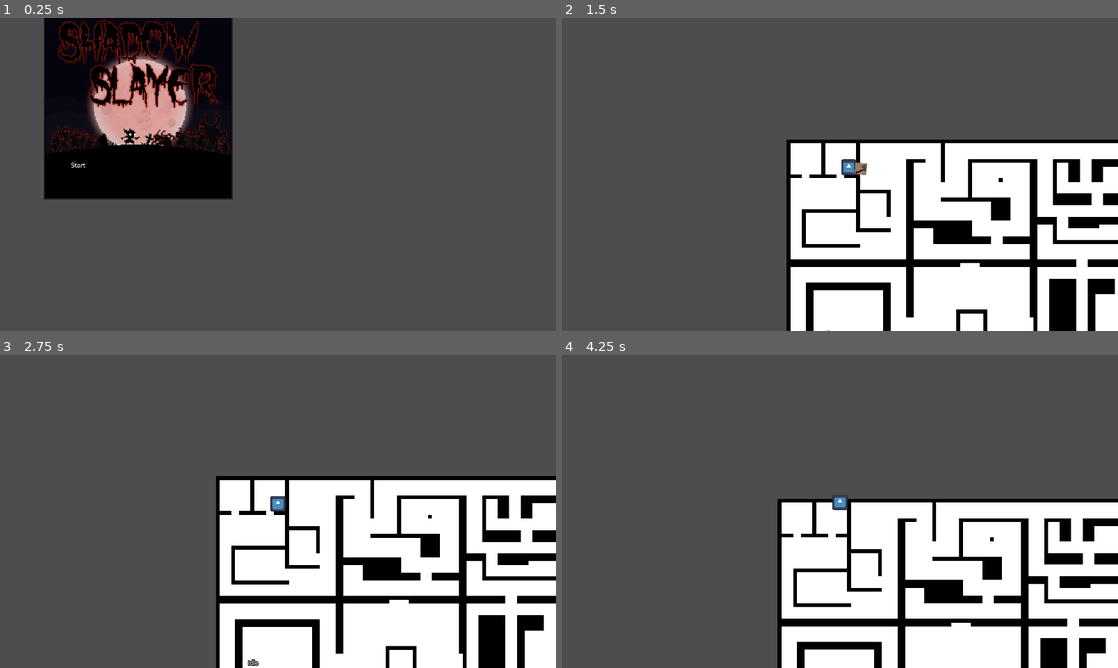
Above: before the commit, frames 1-4 (two rows, left to right).
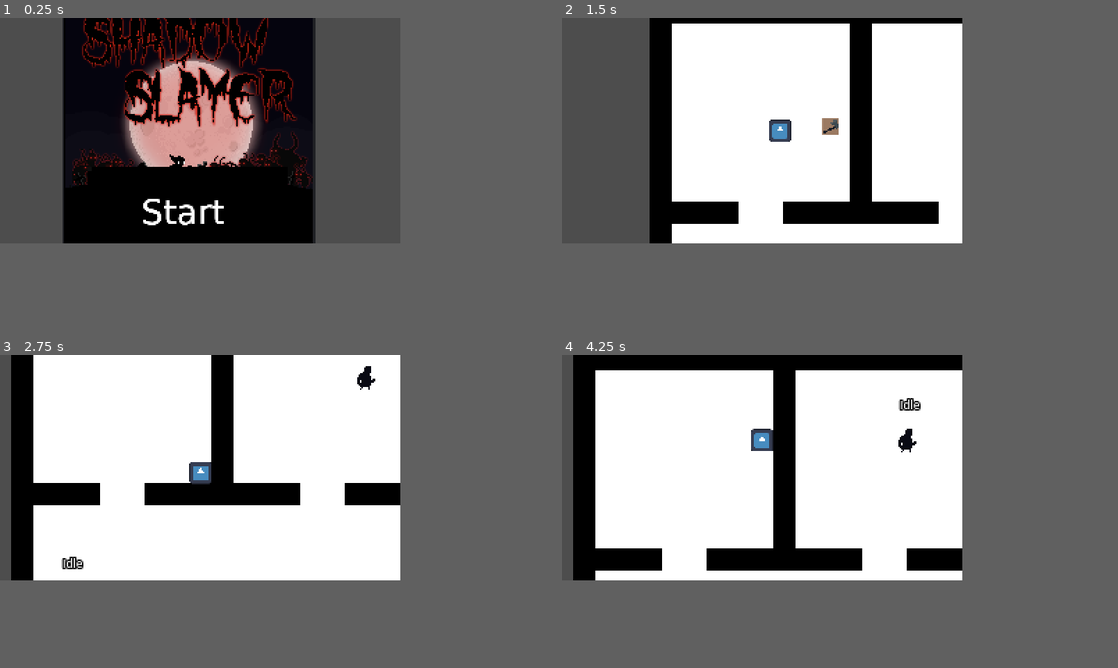
Above: after the commit, the same moments.

Repository: vyxul/Shadow-Eclipse
Game: Godot game, scene res://GameFiles/Scenes/Menu/StartScreen.tscn
Two runs of this game, one before a commit and one after it. Both use one fixed random seed, a clock stepped at 60 frames per second and the inputs below. The engine's default icon, where the game draws it, is replaced by a stand-in: a white triangle on a blue panel in a dark square.
Inputs (mouse positions are in pixels of both pictures, inside the frame that each line leads up to; where the layout moved, square brackets give the same spot in the first picture):
- Up to frame 1 (0.25 s): no input
- Up to frame 2 (1.5 s): click (823, 287) [639, 165] at 0.5 s; move the mouse to (962, 158) at 1.27 s; hold D (right) from 1.28 s (still down); click (962, 158) at 1.35 s
- Up to frame 3 (2.75 s): move the mouse to (166, 527) at 2.02 s; release D (right) at 2.03 s; hold S (down) from 2.03 s (still down); right-click (166, 527) at 2.1 s
- Up to frame 4 (4.25 s): move the mouse to (895, 442) at 2.77 s; release S (down) at 2.78 s; hold D (right) 2.78-3.53 s; hold Shift (shift) 2.78-3.53 s; move the mouse to (812, 574) at 3.52 s; hold W (up) from 3.53 s (still down); click (812, 574) at 3.6 s
In our replay, the window is 800x450 before the commit and 576x324 after it. These sizes can differ from the game's own. Grey fills any space a smaller window leaves; there, only what the larger window draws over its background counts as a difference.

The runs differ from the first frame. In frame 1, 26% of the frame differs, in the area x 7-57%, y 0-72%; in frame 2, 60%; in frame 3, 69%, in the area x 2-100%, y 0-100%; in frame 4, 69%.
Error before the commit: Attempt to call function 'add_child' in base 'null instance' on a null instance. (res://GameFiles/Game)

Commit message:
Resolved conflicts from merge

Diff:
--- a/GameFiles/Game Objects/Characters/Enemies/enemy_bandit.tscn
+++ /dev/null
@@ -1,42 +0,0 @@
-[gd_scene load_steps=7 format=3 uid="uid://dimxkh5vbaxfx"]
-
-[ext_resource type="Texture2D" uid="uid://df6g8okbk54y" path="res://GameFiles/Assets/Art/Enemies/enemy_sprite_sheet.png" id="1_61gxk"]
-[ext_resource type="Script" path="res://GameFiles/Game Objects/Characters/Enemies/enemy_bandit.gd" id="1_iaane"]
-[ext_resource type="PackedScene" uid="uid://b25iseq2d0dnd" path="res://GameFiles/Game Objects/Components/health_component.tscn" id="2_qnwby"]
-[ext_resource type="PackedScene" uid="uid://ydmxubnmay2o" path="res://GameFiles/Game Objects/Components/hurtbox_component.tscn" id="4_nn6pb"]
-
-[sub_resource type="CapsuleShape2D" id="CapsuleShape2D_4fmbg"]
-radius = 21.0
-height = 60.0
-
-[sub_resource type="CapsuleShape2D" id="CapsuleShape2D_c2tat"]
-radius = 28.0
-height = 72.0
-
-[node name="enemy_bandit" type="CharacterBody2D"]
-scale = Vector2(0.5, 0.5)
-collision_layer = 4
-collision_mask = 3
-script = ExtResource("1_iaane")
-
-[node name="Sprite2D" type="Sprite2D" parent="."]
-texture = ExtResource("1_61gxk")
-hframes = 13
-vframes = 6
-frame = 4
-
-[node name="CollisionShape2D" type="CollisionShape2D" parent="."]
-position = Vector2(0, 22)
-shape = SubResource("CapsuleShape2D_4fmbg")
-
-[node name="HealthComponent" parent="." instance=ExtResource("2_qnwby")]
-
-[node name="HurtboxComponent" parent="." node_paths=PackedStringArray("health_component") instance=ExtResource("4_nn6pb")]
-collision_layer = 4
-collision_mask = 0
-health_component = NodePath("../HealthComponent")
-
-[node name="CollisionShape2D" type="CollisionShape2D" parent="HurtboxComponent"]
-position = Vector2(0, 22)
-shape = SubResource("CapsuleShape2D_c2tat")
-debug_color = Color(0.992157, 0, 0.235294, 0.419608)
--- a/GameFiles/Game Objects/Characters/NPC/bandit.tscn
+++ b/GameFiles/Game Objects/Characters/NPC/bandit.tscn
@@ -11,6 +11,21 @@
 [ext_resource type="Texture2D" uid="uid://dopmhlwnubn3n" path="res://GameFiles/Assets/Art/Enemies/art_sprite_sheet.png" id="10_byu28"]
 [ext_resource type="Script" path="res://GameFiles/Scenes/States/SpawnState.gd" id="10_ob4bv"]
 [ext_resource type="Script" path="res://GameFiles/Scenes/States/EnemyCombat.gd" id="11_13o03"]
+
+[sub_resource type="Animation" id="Animation_cjgvt"]
+length = 0.001
+tracks/0/type = "value"
+tracks/0/imported = false
+tracks/0/enabled = true
+tracks/0/path = NodePath("Sprite2D:flip_h")
+tracks/0/interp = 1
+tracks/0/loop_wrap = true
+tracks/0/keys = {
+"times": PackedFloat32Array(0),
+"transitions": PackedFloat32Array(1),
+"update": 1,
+"values": [false]
+}
 
 [sub_resource type="Animation" id="Animation_erqdk"]
 resource_name = "spawn"
@@ -25,21 +40,6 @@
 "transitions": PackedFloat32Array(1, 1, 1, 1, 1),
 "update": 1,
 "values": [false, true, false, true, false]
-}
-
-[sub_resource type="Animation" id="Animation_cjgvt"]
-length = 0.001
-tracks/0/type = "value"
-tracks/0/imported = false
-tracks/0/enabled = true
-tracks/0/path = NodePath("Sprite2D:flip_h")
-tracks/0/interp = 1
-tracks/0/loop_wrap = true
-tracks/0/keys = {
-"times": PackedFloat32Array(0),
-"transitions": PackedFloat32Array(1),
-"update": 1,
-"values": [false]
 }
 
 [sub_resource type="AnimationLibrary" id="AnimationLibrary_ymy1q"]
@@ -57,8 +57,7 @@
 height = 26.0
 
 [node name="bandit" type="CharacterBody2D" node_paths=PackedStringArray("animation_player")]
-scale = Vector2(3, 3)
-collision_layer = 0
+collision_layer = 2
 collision_mask = 3
 motion_mode = 1
 script = ExtResource("1_eque4")
@@ -102,7 +101,6 @@
 
 [node name="EnemyIdle" type="Node" parent="StateMachine"]
 script = ExtResource("6_hywir")
-move_speed = 50.0
 
 [node name="EnemyHurt" type="Node" parent="StateMachine"]
 script = ExtResource("8_tu6pd")
@@ -112,6 +110,7 @@
 
 [node name="EnemyCombat" type="Node" parent="StateMachine"]
 script = ExtResource("11_13o03")
+move_speed = 20.0
 
 [node name="SpawnState" type="Node" parent="StateMachine"]
 script = ExtResource("10_ob4bv")
--- a/GameFiles/Game Objects/Characters/Player/player.tscn
+++ b/GameFiles/Game Objects/Characters/Player/player.tscn
@@ -3,31 +3,32 @@
 [ext_resource type="Script" path="res://GameFiles/Game Objects/Characters/Player/player.gd" id="1_n8ck6"]
 [ext_resource type="Texture2D" uid="uid://dl7m55vsr4oun" path="res://icon.svg" id="1_w7cit"]
 [ext_resource type="PackedScene" uid="uid://c41nwnahfi0b8" path="res://GameFiles/Game Objects/Characters/Player/player_melee_controller.tscn" id="3_k76rs"]
-[ext_resource type="PackedScene" path="res://GameFiles/Game Objects/Characters/Player/player_range_controller.tscn" id="4_nx2hv"]
+[ext_resource type="PackedScene" uid="uid://b8dte5vpgb5yp" path="res://GameFiles/Game Objects/Characters/Player/player_range_controller.tscn" id="4_nx2hv"]
 
 [sub_resource type="CapsuleShape2D" id="CapsuleShape2D_b0bgo"]
 radius = 27.0
 height = 120.0
 
 [node name="Player" type="CharacterBody2D" groups=["player"]]
+scale = Vector2(0.125, 0.125)
 collision_layer = 2
 collision_mask = 3
 motion_mode = 1
 platform_on_leave = 2
 script = ExtResource("1_n8ck6")
-player_speed = 350.0
+player_speed = 100.0
 
 [node name="Marker2D" type="Marker2D" parent="."]
-position = Vector2(0, -64)
+position = Vector2(0, -8)
 
 [node name="Sprite2D" type="Sprite2D" parent="."]
 y_sort_enabled = true
-position = Vector2(0, -64)
+position = Vector2(0, -8)
 texture = ExtResource("1_w7cit")
 
 [node name="CollisionShape2D" type="CollisionShape2D" parent="."]
 y_sort_enabled = true
-position = Vector2(0, -32)
+position = Vector2(0, 24)
 rotation = -1.57079
 shape = SubResource("CapsuleShape2D_b0bgo")
 
--- a/GameFiles/Scenes/Levels/Prison/PrisonLevel.tscn
+++ b/GameFiles/Scenes/Levels/Prison/PrisonLevel.tscn
@@ -19,15 +19,16 @@
 
 [node name="Entities" type="Node2D" parent="."]
 
-[node name="Enemies" type="Node2D" parent="Entities"]
+[node name="Projectiles" type="Node2D" parent="Entities" groups=["projectiles"]]
 
-[node name="enemy_bandit" parent="Entities/Enemies" instance=ExtResource("3_f07v3")]
-position = Vector2(96, 917)
+[node name="NPC" type="Node2D" parent="Entities"]
+
+[node name="enemy_bandit" parent="Entities/NPC" instance=ExtResource("3_f07v3")]
+position = Vector2(55, 225)
+
+[node name="ally_bandit" parent="Entities/NPC" instance=ExtResource("3_f07v3")]
+position = Vector2(266, 72)
+faction = 0
 
 [node name="Player" parent="." instance=ExtResource("1_r4tet")]
-position = Vector2(191, 162)
-scale = Vector2(0.5, 0.5)
-
-[node name="ally_bandit" parent="." instance=ExtResource("3_f07v3")]
-position = Vector2(201, 883)
-faction = 0
+position = Vector2(74, 94)
--- a/GameFiles/Scenes/Menu/StartScreen.tscn
+++ b/GameFiles/Scenes/Menu/StartScreen.tscn
@@ -6,9 +6,10 @@
 [node name="StartScreen" type="Node2D"]
 
 [node name="StartScreen" type="Sprite2D" parent="."]
-position = Vector2(573, 359)
+position = Vector2(136, 75)
+scale = Vector2(0.231801, 0.231801)
 texture = ExtResource("1_n77pt")
 
 [node name="Start Button" parent="." instance=ExtResource("3_307rs")]
-position = Vector2(255, 577)
+position = Vector2(63, 107)
 scale = Vector2(0.4, 0.4)
--- a/project.godot
+++ b/project.godot
@@ -21,8 +21,8 @@
 
 [display]
 
-window/size/viewport_width=2304
-window/size/viewport_height=1296
+window/size/viewport_width=288
+window/size/viewport_height=162
 window/size/window_width_override=1152
 window/size/window_height_override=648
 window/stretch/mode="viewport"
@@ -75,6 +75,8 @@
 2d_physics/layer_1="world"
 2d_physics/layer_2="entity"
 2d_physics/layer_3="interactable"
+2d_physics/layer_4="player weapon"
+2d_physics/layer_5="enemy weapon"
 
 [rendering]
 
Not shown: 1 places in GameFiles/Game Objects/Characters/NPC/bandit.tscn that only renumber resources
Not shown: 1 places in GameFiles/Game Objects/Characters/Player/player_range_attack.tscn that only renumber resources
Not shown: 1 places in GameFiles/Game Objects/Characters/Player/player_range_controller.tscn that only renumber resources
Not shown: 1 places in GameFiles/Game Objects/Components/search_radius.tscn that only renumber resources
